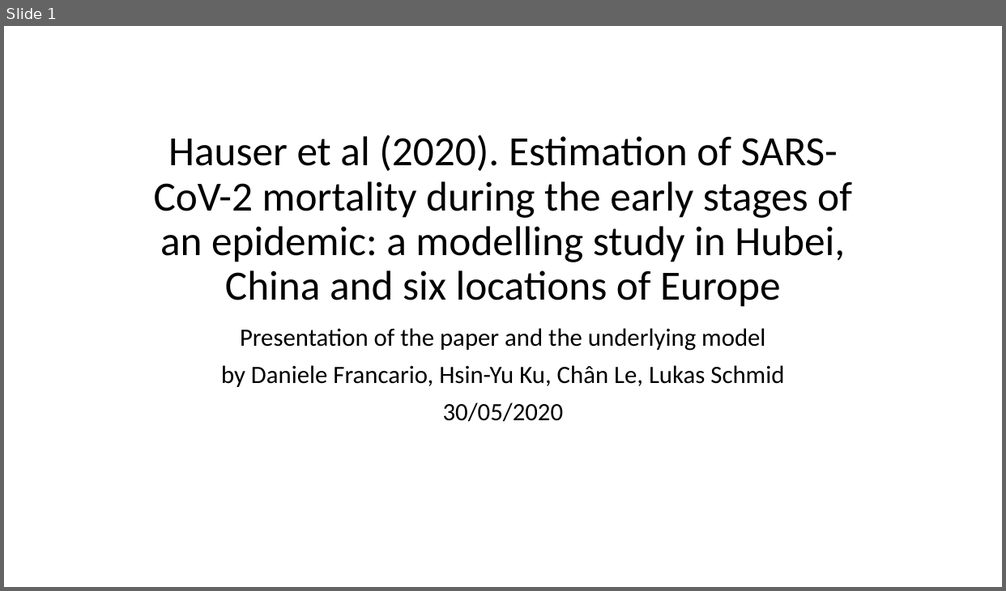
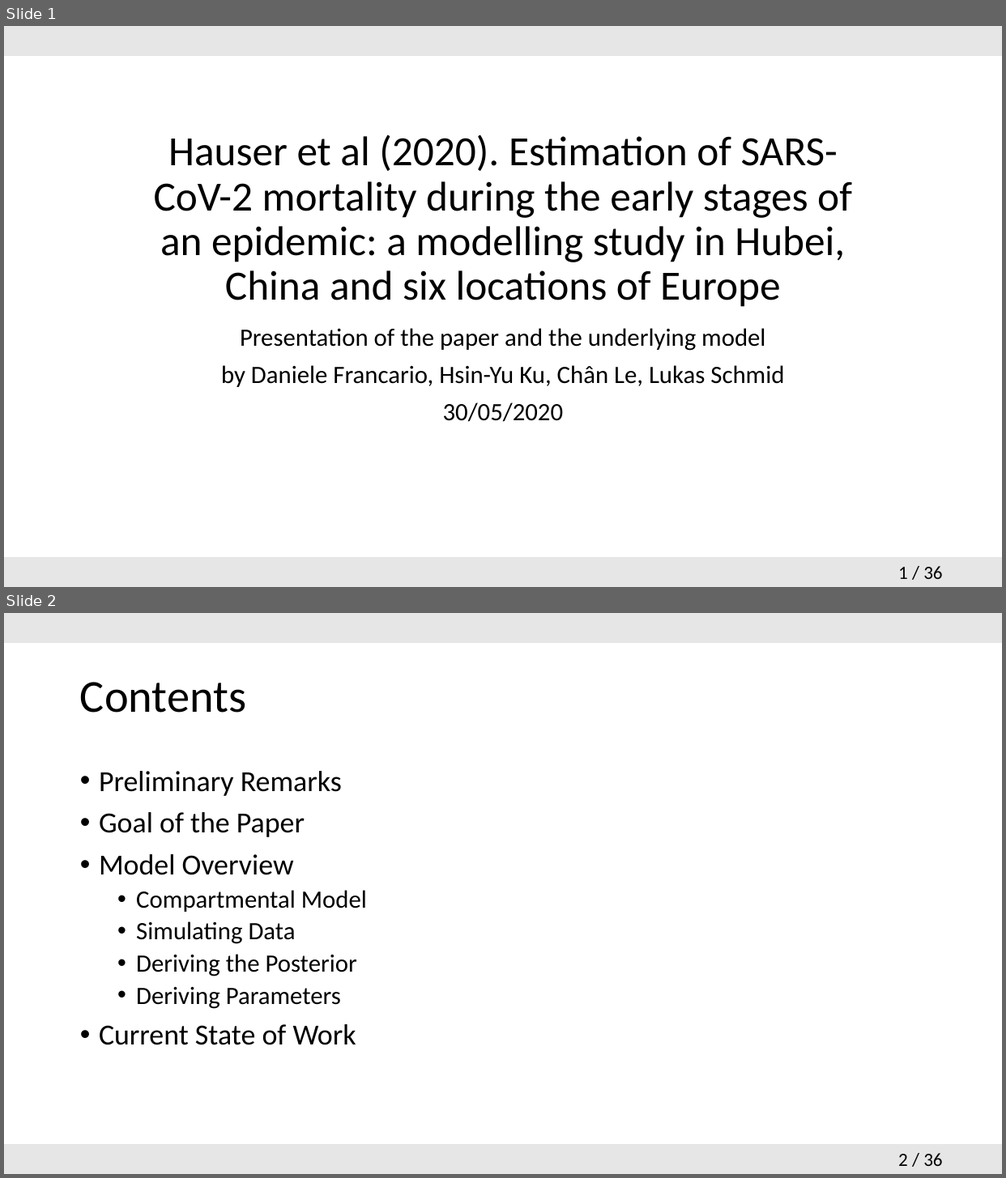
Before and after one commit to hsinyuku/Probablistic-modelling-, a slide deck: 2020-06-04_Presentation.pptx. Shown one above the other, each under a label of ours: slide 1 before the commit, slides 1 and 2 after it. The pictures are 1006x591 and 1006x1178 pixels, drawn with LibreOffice and Linux fonts; fonts in the diff are those of the drawing. Boxes give left, top, right and bottom in pixels: in the first picture for what was removed or moved away, otherwise in the second. Text is boxed around its words. In the diff, an @@ line names an element or a change of style, - is before the commit and + after.

```diff
--- a/2020-06-04_Presentation.pptx
+++ b/2020-06-04_Presentation.pptx
@@ slide 2 added at <box>4,613,1002,1174</box>, background #FFFFFF; not listed: 3 template elements that a slide beside it also shows @@
@@ title added at <box>80,682,247,713</box>, 44 pt, text #000000 @@
+Contents
@@ text added at <box>99,771,367,1046</box>, 24 pt, text #000000 @@
+• Preliminary Remarks
+• Goal of the Paper
+• Model Overview
+  • Compartmental Model
+  • Simulating Data
+  • Deriving the Posterior
+  • Deriving Parameters
+• Current State of Work
@@ slide 1 changed as well @@
@@ rectangle added at <box>4,26,1002,56</box>, fill #E7E6E6 @@
@@ rectangle added at <box>4,557,1002,587</box>, fill #E7E6E6 @@
@@ page number added at <box>898,566,942,579</box>, 18 pt, text #000000 @@
+1 / 36
```
Also in this commit, not shown: 4 other slides changed, 30 other slides added, 4 slides removed.
